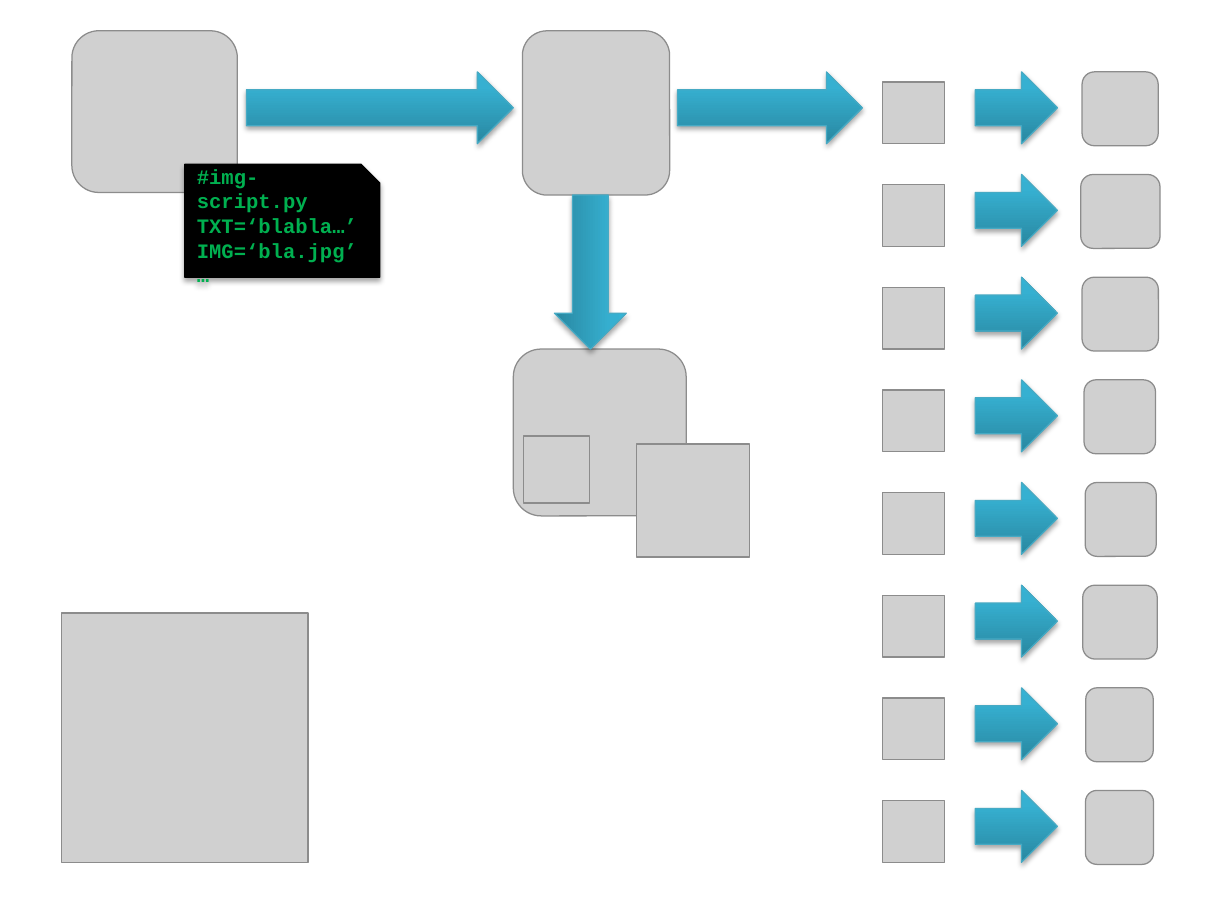
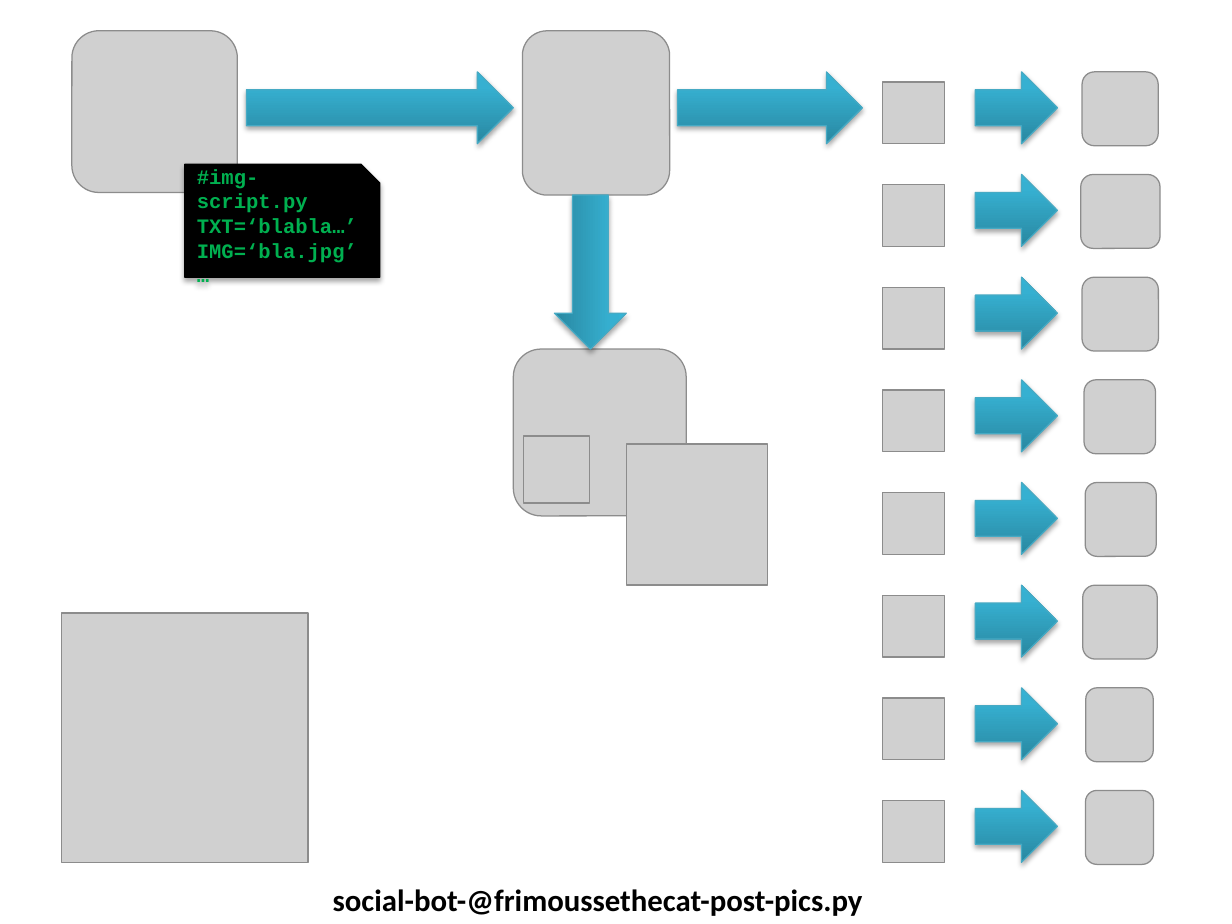
Before and after one commit to DamienFremont/sikulix-social-ui-bot, a slide deck: slide 1 of docs/README/diagram.pptx. Drawn at 1232x924 pixels with LibreOffice and Linux fonts; fonts in the diff are those of the drawing; grey boxes stand for pictures. Boxes give left, top, right and bottom in pixels: in the first picture for what was removed or moved away, otherwise in the second. Text is boxed around its words. In the diff, an @@ line names an element or a change of style, - is before the commit and + after.

```diff
--- a/docs/README/diagram.pptx
+++ b/docs/README/diagram.pptx
@@ picture: place and size @@
-picture at box(637, 444, 750, 557)
+picture at box(626, 444, 768, 585)
@@ text added at box(333, 889, 863, 916), 18 pt, text #000000, bold @@
+social-bot-@frimoussethecat-post-pics.py
```
Also in this commit, not shown: 1 other slide changed, 2 slides added, 7 other files.
